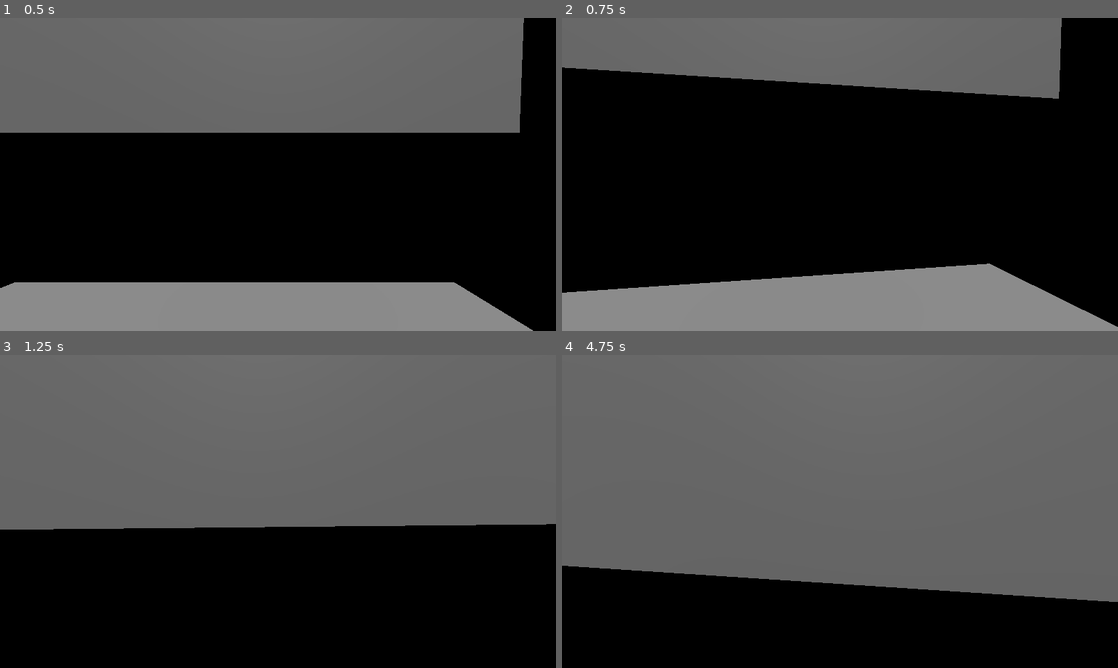
Above: before the commit, frames 1-4 (two rows, left to right).
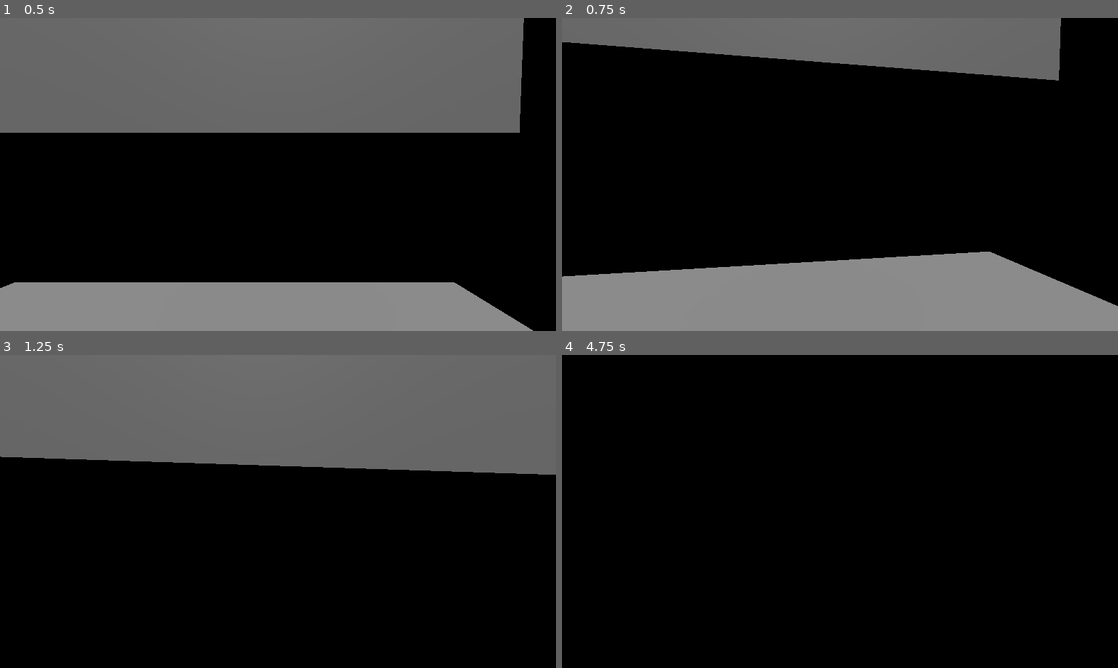
Above: after the commit, the same moments.

Repository: ludoviKZ/lazy-eye
Game: Godot game, scene res://scenes/test.tscn
The game is run twice, just before and just after one commit, with the same random seed, the same clock (stepped at 60 frames per second) and the same inputs. This scene is started directly instead of the project's main scene.
Inputs (mouse positions are in pixels of both pictures, inside the frame that each line leads up to):
- Up to frame 1 (0.5 s): no input
- Up to frame 2 (0.75 s): tap Enter (ui_accept) at 0.5 s; move the mouse to (867, 174) at 0.52 s; hold W (move_up) from 0.53 s (still down); hold Ctrl (crouch) from 0.53 s (still down); click (867, 174) at 0.67 s
- Up to frame 3 (1.25 s): keep holding W (move_up); keep holding Ctrl (crouch); tap Space (jump) at 0.77 s
- Up to frame 4 (4.75 s): keep holding W (move_up); move the mouse to (812, 511) at 1.27 s; release Ctrl (crouch) at 1.28 s; tap Ctrl (crouch) at 1.35, 2.3, 2.85, 4.55 s; tap Space (jump) at 1.52, 3.02, 3.77, 4.52 s; move the mouse to (851, 505) at 2.02 s; hold E (interact) 2.03-2.78 s; move the mouse to (834, 517) at 2.77 s; click (834, 517) at 2.92 s; move the mouse to (878, 514) at 3.52 s; hold Ctrl (crouch) 3.53-4.28 s; move the mouse to (795, 508) at 4.27 s; tap E (interact) at 4.35 s

Frame 1 is identical in both runs. In frame 2, 11% of the frame differs, in the area x 0-100%, y 0-99%; in frame 3, 20%; in frame 4, 73%, in the area x 0-100%, y 0-79%.

Commit message:
added crouch maccheronico

Diff:
--- a/maaack's-minimal-game-template/scenes/Player/player.gd
+++ b/maaack's-minimal-game-template/scenes/Player/player.gd
@@ -35,8 +35,12 @@
 	var target_height = standing_height
 
 	if Input.is_action_pressed("crouch"):
+
 		current_speed = crouch_speed
 		target_height = crouch_height
+		$Hitbox.shape.height = 1 + crouch_height
+	else:
+		$Hitbox.shape.height = 1 + target_height
 
 	camera.position.y = lerp(
 		camera.position.y,
--- a/maaack's-minimal-game-template/scenes/arena.tscn
+++ b/maaack's-minimal-game-template/scenes/arena.tscn
@@ -3,6 +3,7 @@
 [sub_resource type="BoxMesh" id="BoxMesh_8twhp"]
 
 [sub_resource type="BoxShape3D" id="BoxShape3D_fxdce"]
+size = Vector3(1, 1, 1.0673828)
 
 [node name="arena" type="Node3D" unique_id=1451379201]
 
@@ -23,6 +24,7 @@
 mesh = SubResource("BoxMesh_8twhp")
 
 [node name="CollisionShape3D" type="CollisionShape3D" parent="Floor2" unique_id=1221449806]
+transform = Transform3D(1, 0, 0, 0, 1, -8.34465e-07, 0, 0, 1, 0, 0.43456054, 0.40153736)
 shape = SubResource("BoxShape3D_fxdce")
 
 [node name="DirectionalLight3D" type="DirectionalLight3D" parent="." unique_id=1165438918]
